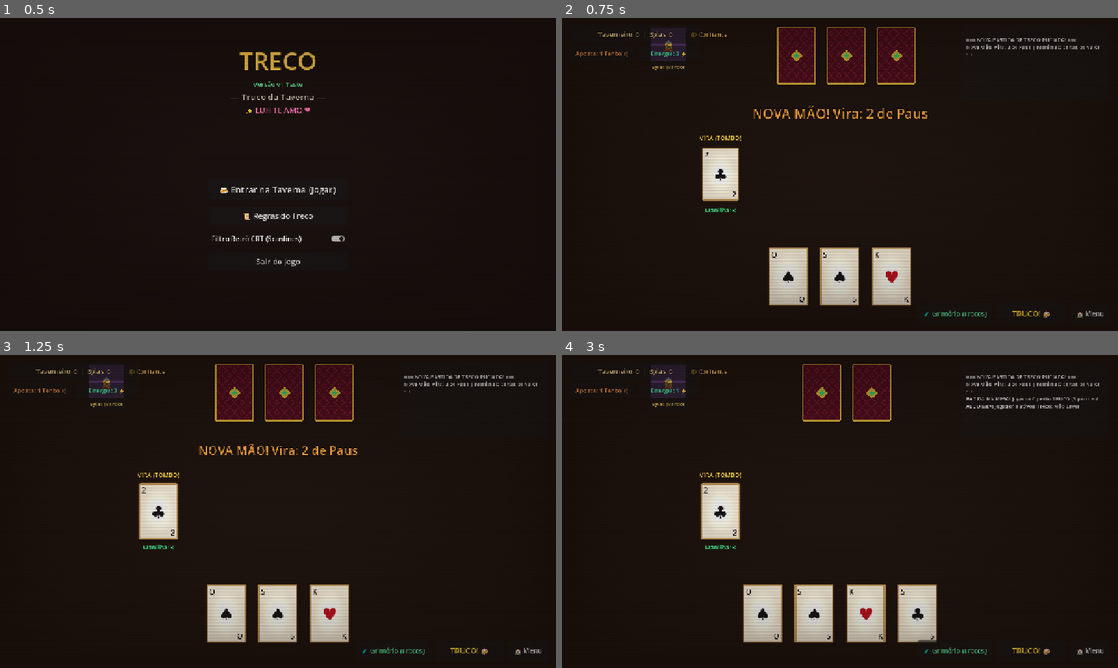
Above: before the commit, frames 1-4 (two rows, left to right).
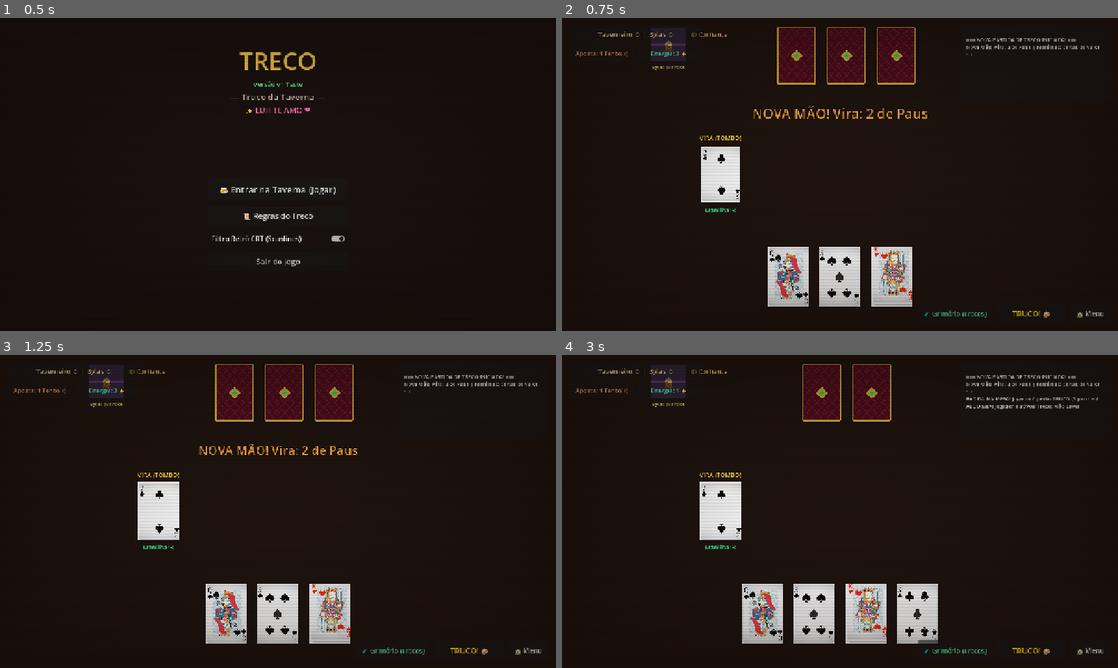
Above: after the commit, the same moments.

Repository: zakkw92/TRECO---THE---GAME
Game: Godot game, scene res://scenes/MainMenu.tscn
The game is run twice, just before and just after one commit, with the same random seed, the same clock (stepped at 60 frames per second) and the same inputs.
Inputs:
- Up to frame 1 (0.5 s): no input
- Up to frame 2 (0.75 s): click "🍻 Entrar na Taverna (Jogar)" at 0.5 s
- Up to frame 3 (1.25 s): no input
- Up to frame 4 (3 s): click "🧪 Grimório (Trecos)" at 1.25 s; click "TRUCO! 🍻" at 2 s; click "✨ Ativar Efeito" at 2.75 s

Frame 1 is identical in both runs. In frame 2, 3.8% of the frame differs, in the area x 25-63%, y 41-93%; in frame 3, 3.9%; in frame 4, 4.7%, in the area x 24-68%, y 40-93%.

Commit message:
feat(graphics): Integra novo deckpack ilustrado em alta definicao para todas as 40 cartas de Truco

Diff:
--- a/scripts/ui/CardUI.gd
+++ b/scripts/ui/CardUI.gd
@@ -129,24 +129,30 @@
 	var show_back = is_face_down_override or card_data.is_face_down
 	if card_data.is_revealed:
 		show_back = false
-
 	if back_texture != null:
 		back_texture.visible = show_back
+
+	var has_custom_sprite = false
 	if front_texture != null:
 		front_texture.visible = not show_back
+		if not show_back:
+			var sprite_path = "res://assets/sprites/cards/card_%d_%d.png" % [card_data.suit, card_data.rank_value]
+			if ResourceLoader.exists(sprite_path):
+				front_texture.texture = load(sprite_path)
+				has_custom_sprite = true
 
 	var r_text = card_data.get_rank_name()
 	if top_rank_label != null:
 		top_rank_label.text = r_text
-		top_rank_label.visible = not show_back
+		top_rank_label.visible = not show_back and not has_custom_sprite
 	if bottom_rank_label != null:
 		bottom_rank_label.text = r_text
-		bottom_rank_label.visible = not show_back
+		bottom_rank_label.visible = not show_back and not has_custom_sprite
 
 	if center_suit_label != null:
 		center_suit_label.text = _get_suit_symbol(card_data.suit)
 		center_suit_label.modulate = _get_suit_color(card_data.suit)
-		center_suit_label.visible = not show_back
+		center_suit_label.visible = not show_back and not has_custom_sprite
 
 	if manilha_glow != null:
 		manilha_glow.visible = card_data.is_manilha and not show_back
Binary file added: assets/sprites/cards/card_0_10.png
Binary file added: assets/sprites/cards/card_0_11.png
Binary file added: assets/sprites/cards/card_0_12.png
Binary file added: assets/sprites/cards/card_0_13.png
Binary file added: assets/sprites/cards/card_0_4.png
Binary file added: assets/sprites/cards/card_0_5.png
Binary file added: assets/sprites/cards/card_0_6.png
Binary file added: assets/sprites/cards/card_0_7.png
Binary file added: assets/sprites/cards/card_0_8.png
Binary file added: assets/sprites/cards/card_0_9.png
Binary file added: assets/sprites/cards/card_1_10.png
Binary file added: assets/sprites/cards/card_1_11.png
(and 29 more such lines)
